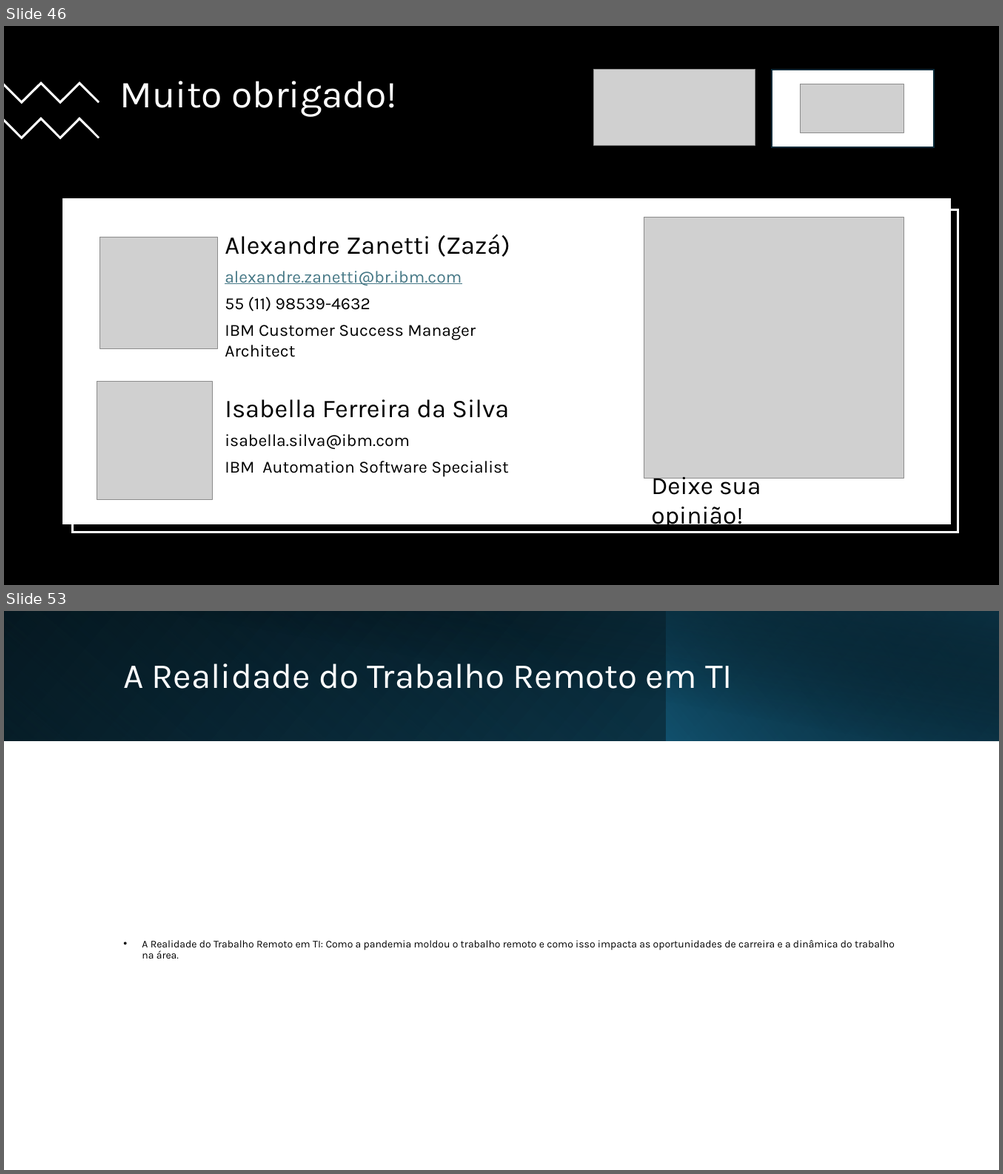
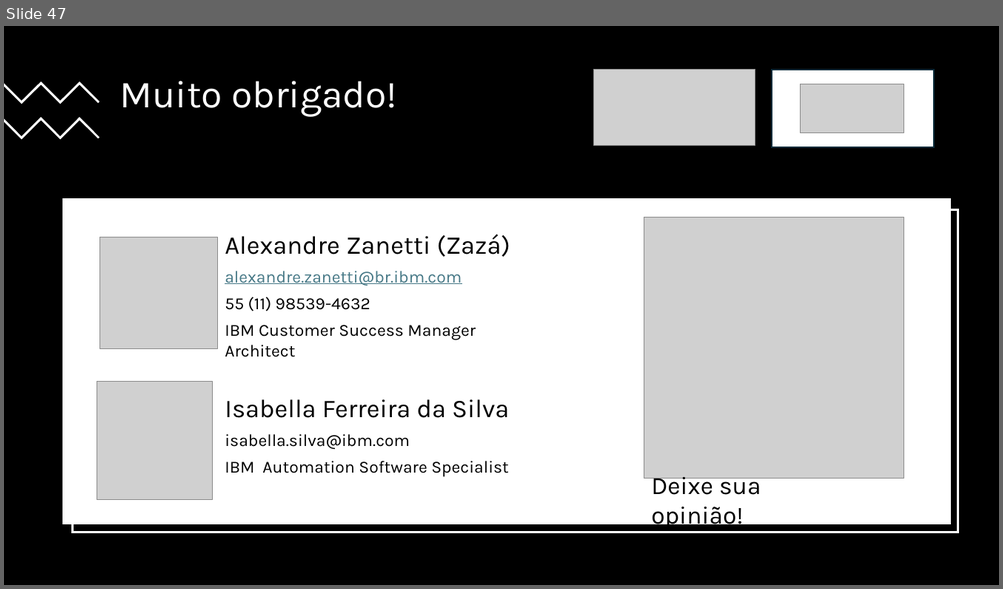
Before and after one commit to alexandrezanetti/ios-palestra-carreiras-ti, a slide deck: ONG_IOS_20241026-v8.pptx. Shown one above the other, each under a label of ours: slides 46 and 53 before the commit, slide 47 after it; the slides between them are not shown. The pictures are 1003x1174 and 1003x589 pixels, drawn with LibreOffice and Linux fonts; fonts in the diff are those of the drawing; grey boxes stand for pictures. Boxes give left, top, right and bottom in pixels: in the first picture for what was removed or moved away, otherwise in the second. Text is boxed around its words. In the diff, an @@ line names an element or a change of style, - is before the commit and + after.

```diff
--- a/ONG_IOS_20241026-v8.pptx
+++ b/ONG_IOS_20241026-v8.pptx
@@ slide 53 removed at box(4, 611, 999, 1170), background #FFFFFF @@
@@ rectangle removed at box(4, 611, 999, 741) @@
@@ rectangle removed at box(4, 611, 666, 741) @@
@@ rectangle removed at box(41, 611, 999, 741) @@
@@ rectangle removed at box(666, 611, 999, 741) @@
@@ title removed at box(123, 664, 732, 689) @@
-A Realidade do Trabalho Remoto em TI
@@ text removed at box(142, 940, 894, 959) @@
-• A Realidade do Trabalho Remoto em TI: Como a pandemia moldou o trabalho remoto e como isso impacta as oportunidades de carreira e a dinâmica do trabalho na área.
@@ what was slide 46 is now slide 47 @@
```
Also in this commit, not shown: 1 slide added, 9 other slides removed.
